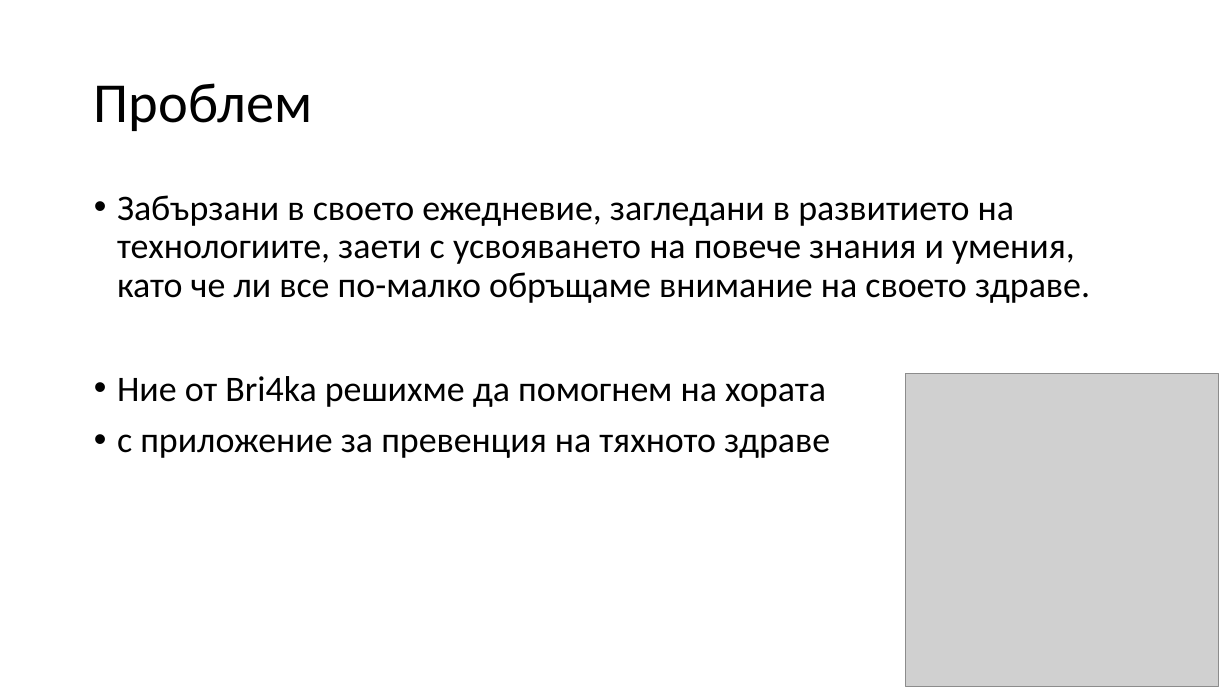
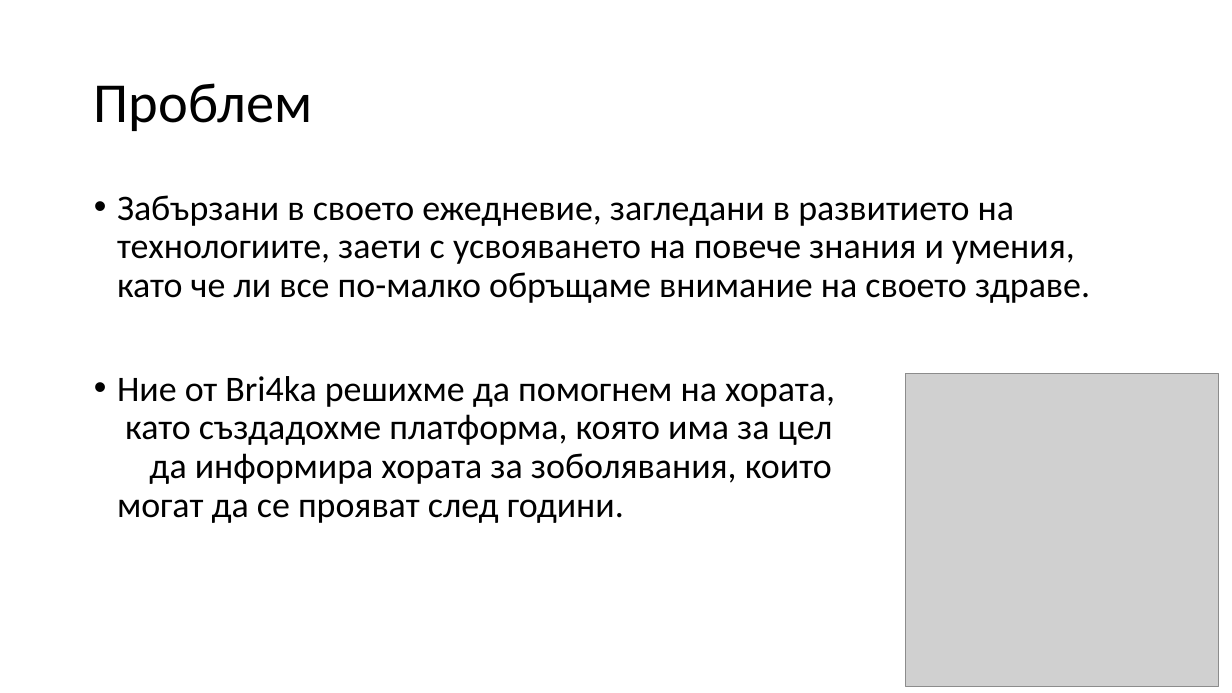
Before and after one commit to marti456/bri4ka-hacktues, a slide deck: slide 3 of PP-Prevenciq.free.bg.pptx. Drawn at 1232x693 pixels with LibreOffice and Linux fonts; fonts in the diff are those of the drawing; grey boxes stand for pictures; background and template pictures are left out. Boxes give left, top, right and bottom in pixels: in the first picture for what was removed or moved away, otherwise in the second. Text is boxed around its words. In the diff, an @@ line names an element or a change of style, - is before the commit and + after.

```diff
--- a/PP-Prevenciq.free.bg.pptx
+++ b/PP-Prevenciq.free.bg.pptx
@@ text at [117,376,835,523]: text changed @@
-• Ние от Bri4ka решихме да помогнем на хората
-• с приложение за превенция на тяхното здраве
+• Ние от Bri4ka решихме да помогнем на хората, като създадохме платформа, която има за цел да информира хората за зоболявания, които могат да се прояват след години.
```
Also in this commit, not shown: 1 other slide changed.
